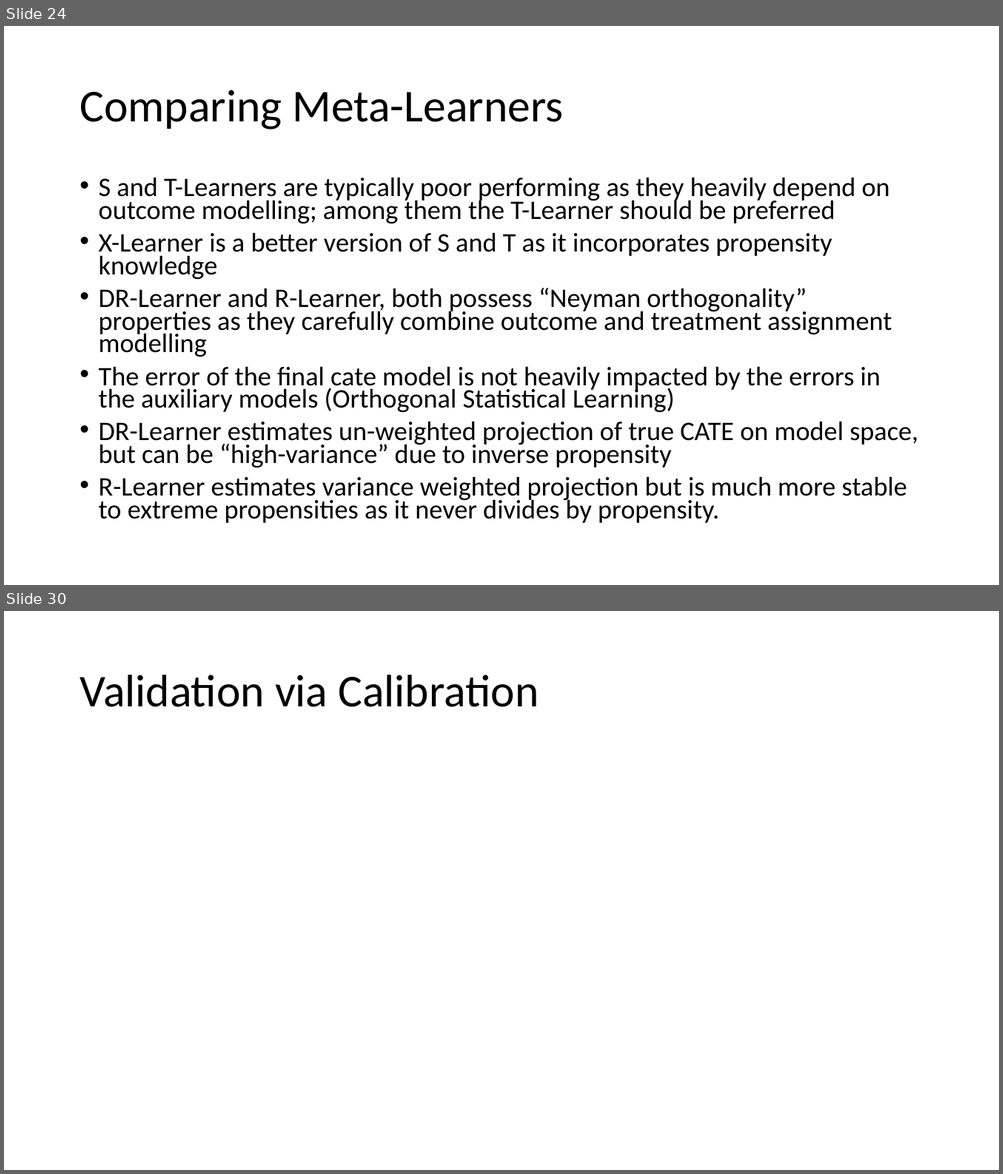
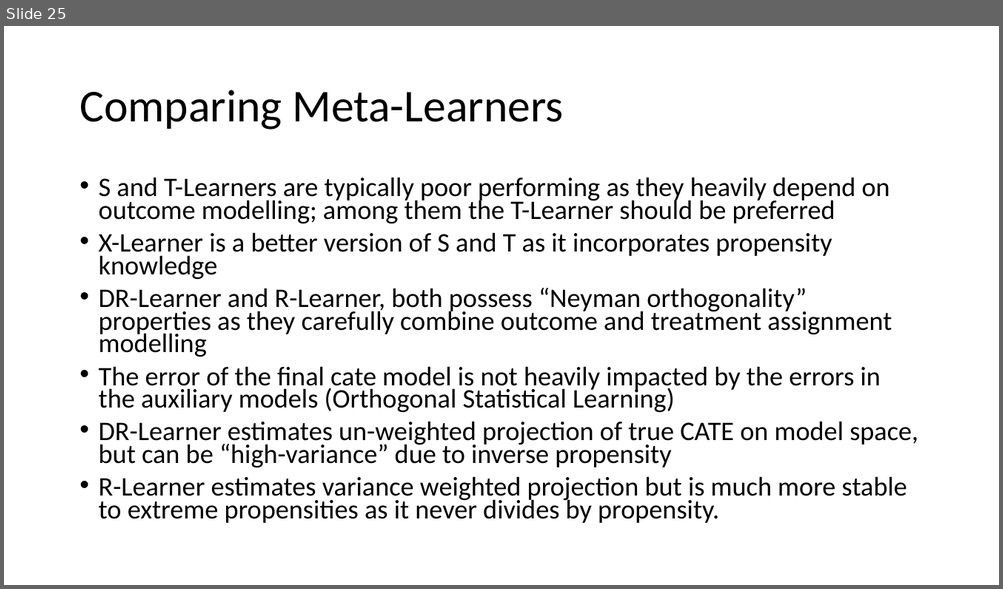
Before and after one commit to stanford-msande228/winter23, a slide deck: MSANDE228_Lecture17_Heterogeneous_Treatment_Effects.pptx. Shown one above the other, each under a label of ours: slides 24 and 30 before the commit, slide 25 after it; the slides between them are not shown. The pictures are 1003x1174 and 1003x589 pixels, drawn with LibreOffice and Linux fonts; fonts in the diff are those of the drawing; grey boxes stand for pictures. Boxes give left, top, right and bottom in pixels: in the first picture for what was removed or moved away, otherwise in the second. Text is boxed around its words. In the diff, an @@ line names an element or a change of style, - is before the commit and + after.

```diff
--- a/MSANDE228_Lecture17_Heterogeneous_Treatment_Effects.pptx
+++ b/MSANDE228_Lecture17_Heterogeneous_Treatment_Effects.pptx
@@ slide 30 removed at box(4, 611, 999, 1170), background #FFFFFF @@
@@ title removed at box(79, 675, 538, 707) @@
-Validation via Calibration
@@ what was slide 24 is now slide 25 @@
```
Also in this commit, not shown: 1 slide changed, 1 slide added, 15 other slides removed, 4 other files.
